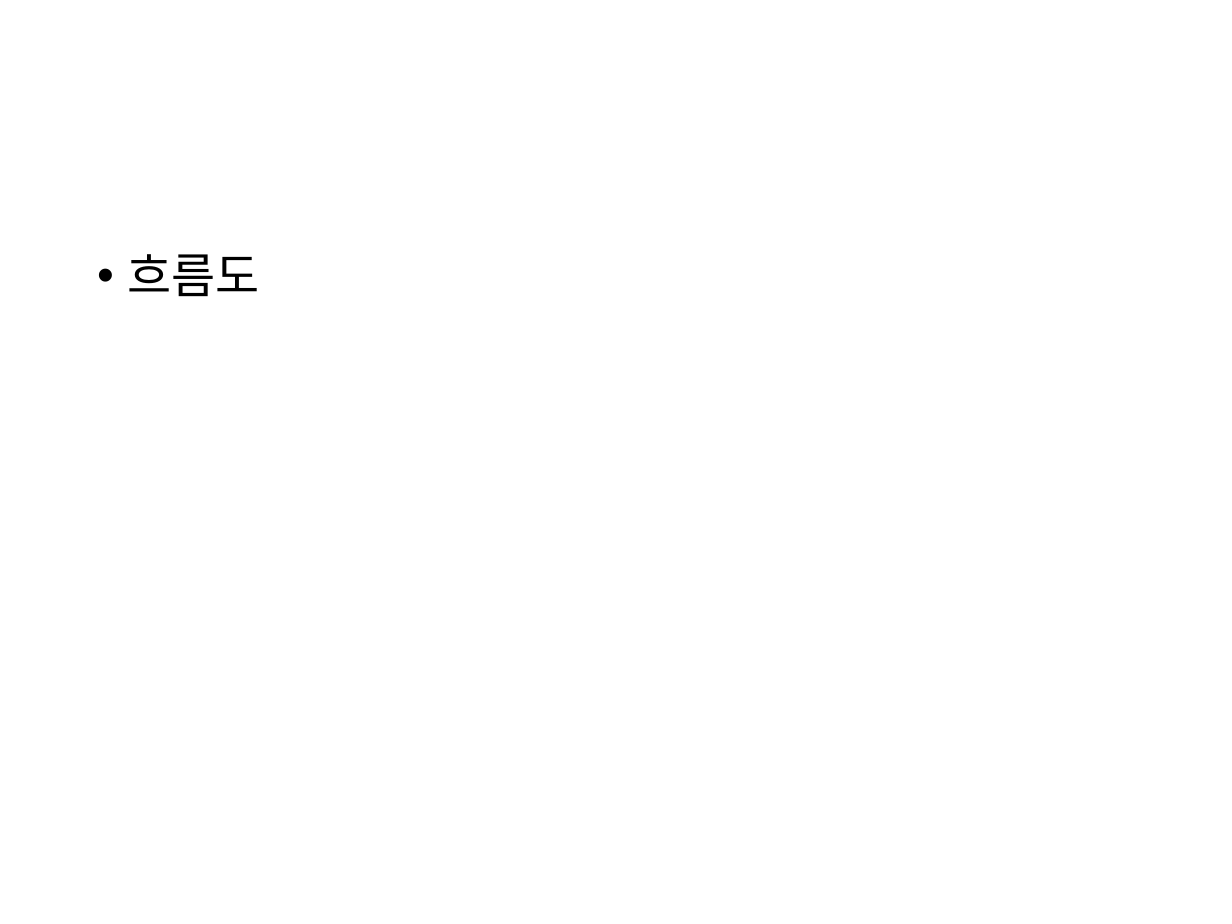
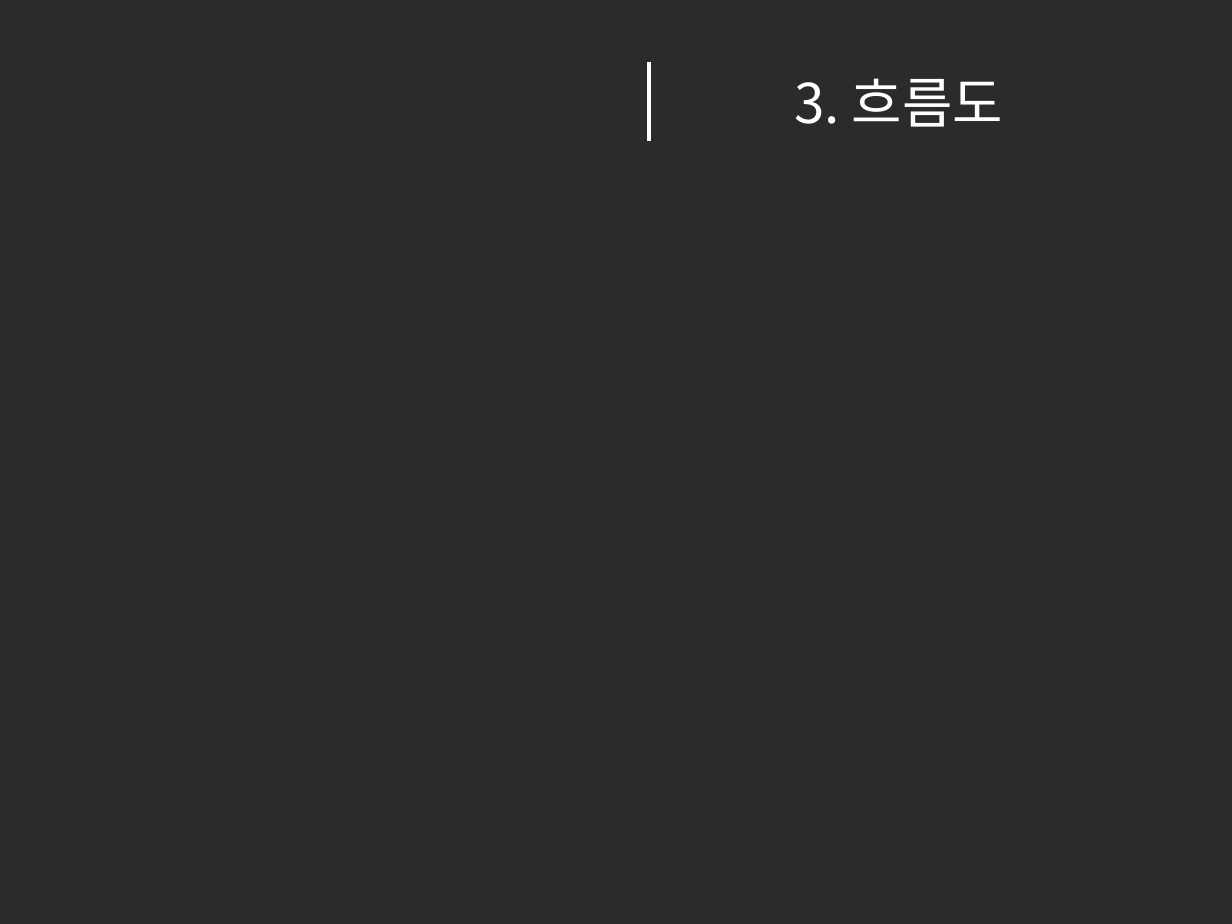
Before and after one commit to rlamj5555/ui_ux_test, a slide deck: slide 17 of project_2/ppt/project_hes.pptx. Drawn at 1232x924 pixels with LibreOffice and Linux fonts; fonts in the diff are those of the drawing; background and template pictures are left out; a plain dark background stands for a picture behind light text. Boxes give left, top, right and bottom in pixels: in the first picture for what was removed or moved away, otherwise in the second. Text is boxed around its words. In the diff, an @@ line names an element or a change of style, - is before the commit and + after.

```diff
--- a/project_2/ppt/project_hes.pptx
+++ b/project_2/ppt/project_hes.pptx
@@ background #FFFFFF to picture (left out) @@
@@ line added from (649, 63) to (649, 142), #FFFFFF 2.25 pt @@
@@ text at (x1=794, y1=78, x2=1003, y2=127): text changed; size 28 to 32 pt; font Calibri to Noto Sans CJK KR; text colour #000000 to #FFFFFF @@
-• 흐름도
+3. 흐름도
```
Also in this commit, not shown: 7 other slides changed, 24 other files.
